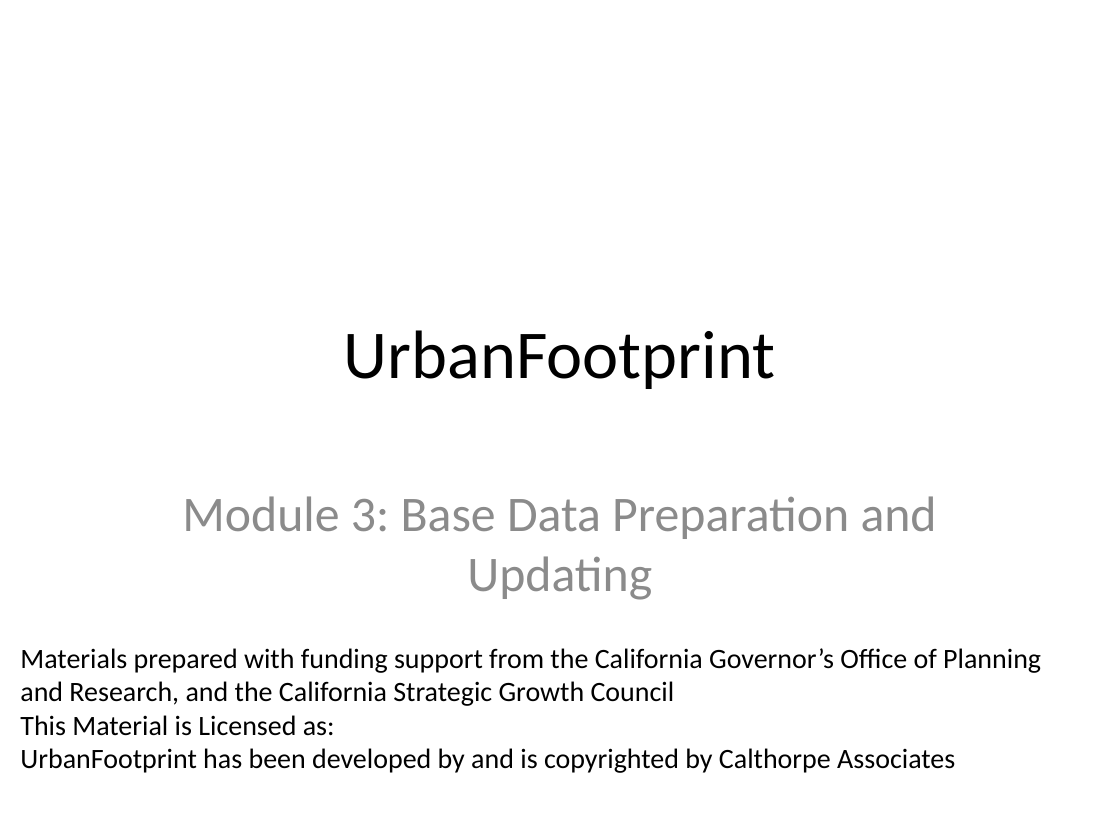
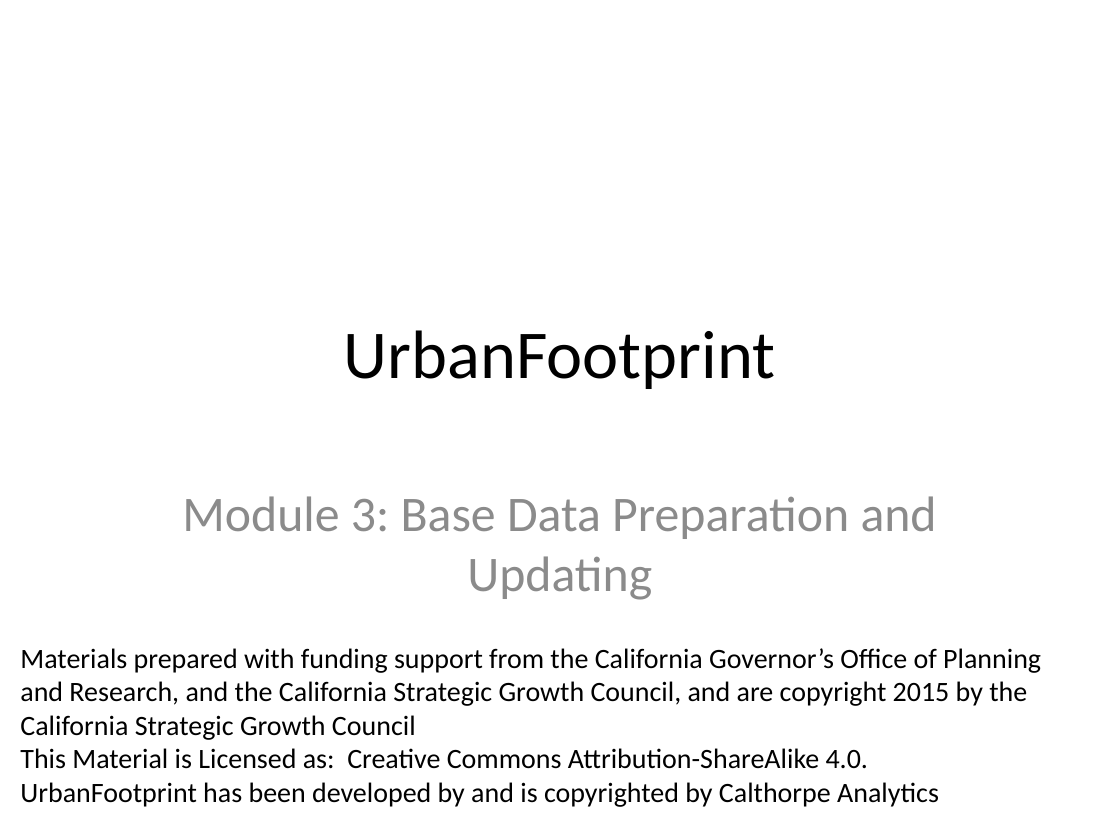
Before and after one commit to ucdavis-ice/UrbanFootprintCurriculum, a slide deck: slide 1 of OtherDocs/UF_BaseData.pptx. Drawn at 1120x840 pixels with LibreOffice and Linux fonts; fonts in the diff are those of the drawing. Boxes give left, top, right and bottom in pixels: in the first picture for what was removed or moved away, otherwise in the second. Text is boxed around its words. In the diff, an @@ line names an element or a change of style, - is before the commit and + after.

```diff
--- a/OtherDocs/UF_BaseData.pptx
+++ b/OtherDocs/UF_BaseData.pptx
@@ text at <box>20,648,1041,807</box>: text changed @@
-Materials prepared with funding support from the California Governor’s Office of Planning and Research, and the California Strategic Growth Council
-This Material is Licensed as:
-UrbanFootprint has been developed by and is copyrighted by Calthorpe Associates
+Materials prepared with funding support from the California Governor’s Office of Planning and Research, and the California Strategic Growth Council, and are copyright 2015 by the California Strategic Growth Council
+This Material is Licensed as: Creative Commons Attribution-ShareAlike 4.0.
+UrbanFootprint has been developed by and is copyrighted by Calthorpe Analytics
```
Also in this commit, not shown: 1 other slide changed, 1 slide added, 4 other files.
